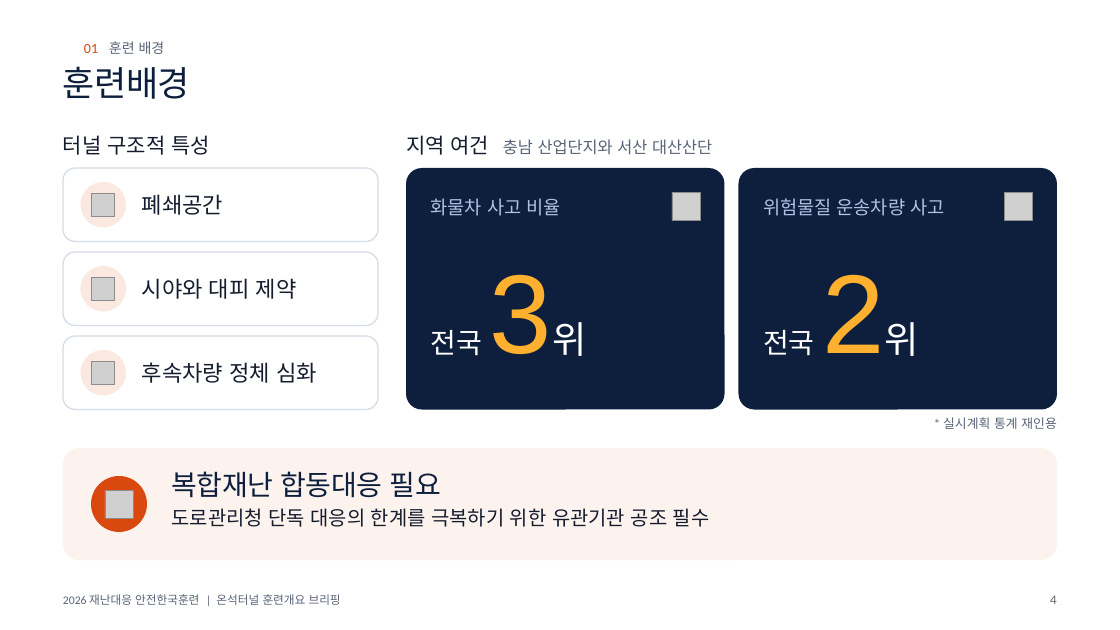
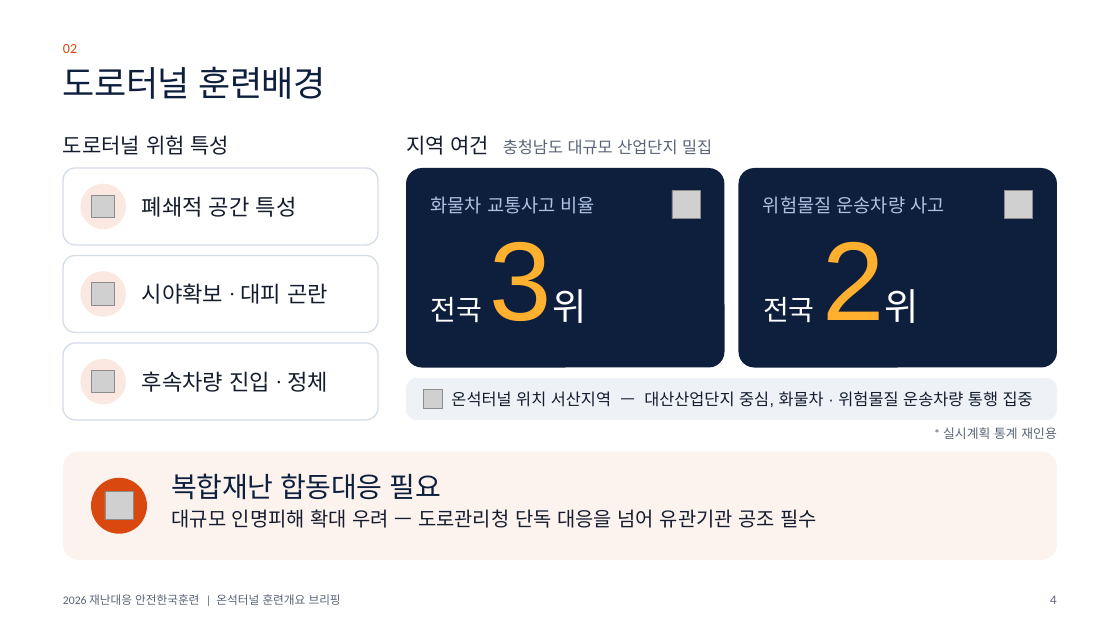
Before and after one commit to tmdgns5782-pixel/dcd, a slide deck: slide 4 of briefing/onseok-tunnel/onseok-briefing.pptx. Drawn at 1120x630 pixels with LibreOffice and Linux fonts; fonts in the diff are those of the drawing; grey boxes stand for pictures; background and template pictures are left out. Boxes give left, top, right and bottom in pixels: in the first picture for what was removed or moved away, otherwise in the second. Text is boxed around its words. In the diff, an @@ line names an element or a change of style, - is before the commit and + after.

```diff
--- a/briefing/onseok-tunnel/onseok-briefing.pptx
+++ b/briefing/onseok-tunnel/onseok-briefing.pptx
@@ text added at [63,44,77,53], 12 pt, text #D9480F @@
+02
@@ text removed at [84,41,165,54] @@
-01 훈련 배경
@@ title at [63,66,326,99]: text changed @@
-훈련배경
+도로터널 훈련배경
@@ text at [63,135,230,155]: text changed @@
-터널 구조적 특성
+도로터널 위험 특성
@@ text at [406,135,712,155]: text changed @@
-지역 여건 충남 산업단지와 서산 대산산단
+지역 여건 충청남도 대규모 산업단지 밀집
@@ rounded rectangle: place and size @@
-rounded rectangle at [406,168,724,410]
+rounded rectangle at [406,168,724,368]
@@ proportions changed in 6 elements at [63,168,378,245], [63,452,1057,560], [63,255,378,333], [63,343,378,420], [406,168,724,368], [739,168,1057,368] @@
@@ rounded rectangle: place and size @@
-rounded rectangle at [739,168,1057,410]
+rounded rectangle at [739,168,1057,368]
@@ text at [142,196,297,217]: text changed @@
-폐쇄공간
+폐쇄적 공간 특성
@@ text at [430,196,595,214]: text changed @@
-화물차 사고 비율
+화물차 교통사고 비율
@@ text "전국 3위": place and size @@
-text "전국 3위" at [431,330,483,356]
+text "전국 3위" at [431,297,483,323]
@@ text "전국 2위": place and size @@
-text "전국 2위" at [763,330,815,356]
+text "전국 2위" at [763,297,815,323]
@@ rounded rectangle: place and size @@
-rounded rectangle at [63,252,378,326]
+rounded rectangle at [63,255,378,333]
@@ text at [142,283,328,304]: text changed @@
-시야와 대피 제약
+시야확보 · 대피 곤란
@@ 1 picture, 1 ellipse, 1 rounded rectangle: place and size @@
-1 picture, 1 ellipse, 1 rounded rectangle at [63,266,378,410]
+1 picture, 1 ellipse, 1 rounded rectangle at [63,271,378,420]
@@ 1 picture, 1 text, 1 ellipse: place and size @@
-1 picture, 1 text, 1 ellipse at [81,350,1056,429]
+1 picture, 1 text, 1 ellipse at [81,359,1056,439]
@@ text at [142,371,329,392]: text changed @@
-후속차량 정체 심화
+후속차량 진입 · 정체
@@ rounded rectangle added at [406,378,1057,420], fill #EEF2F7 @@
@@ picture added at [423,390,443,409] @@
@@ text added at [451,391,1033,407], 14 pt, text #141C2E @@
+온석터널 위치 서산지역 — 대산산업단지 중심, 화물차 · 위험물질 운송차량 통행 집중
@@ rounded rectangle: place and size @@
-rounded rectangle at [63,448,1057,560]
+rounded rectangle at [63,452,1057,560]
@@ text at [172,509,818,528]: text changed @@
-도로관리청 단독 대응의 한계를 극복하기 위한 유관기관 공조 필수
+대규모 인명피해 확대 우려 — 도로관리청 단독 대응을 넘어 유관기관 공조 필수
```
Also in this commit, not shown: 13 other slides changed, 4 other files.
